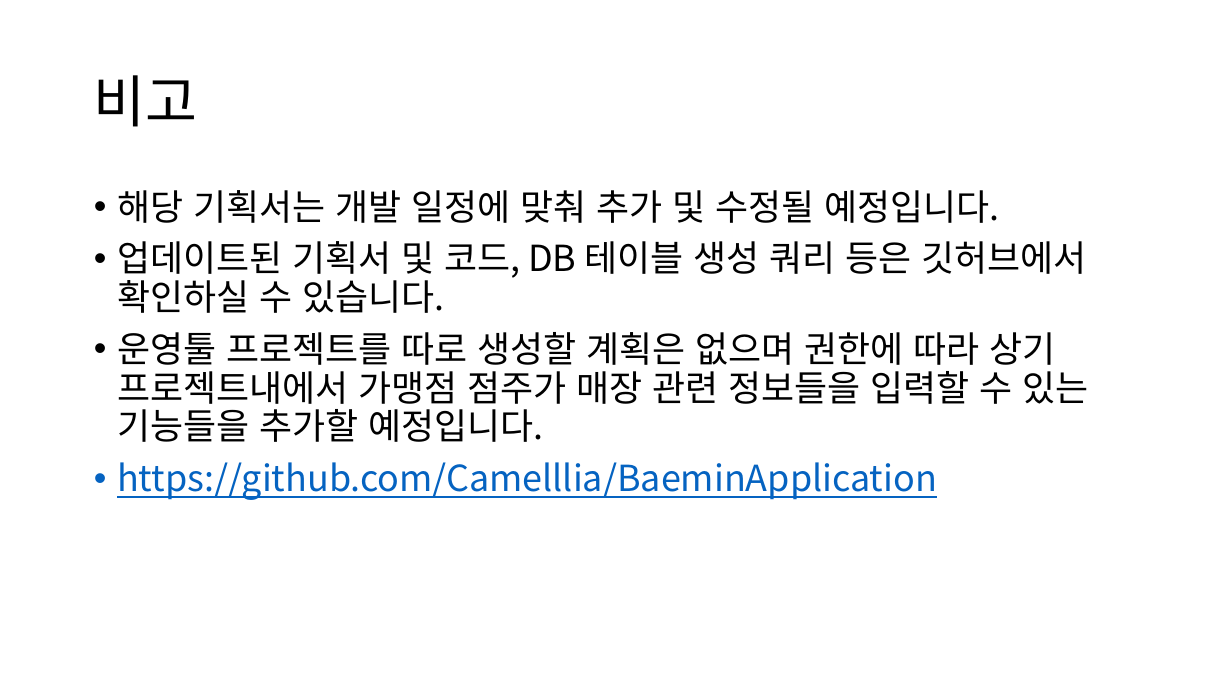
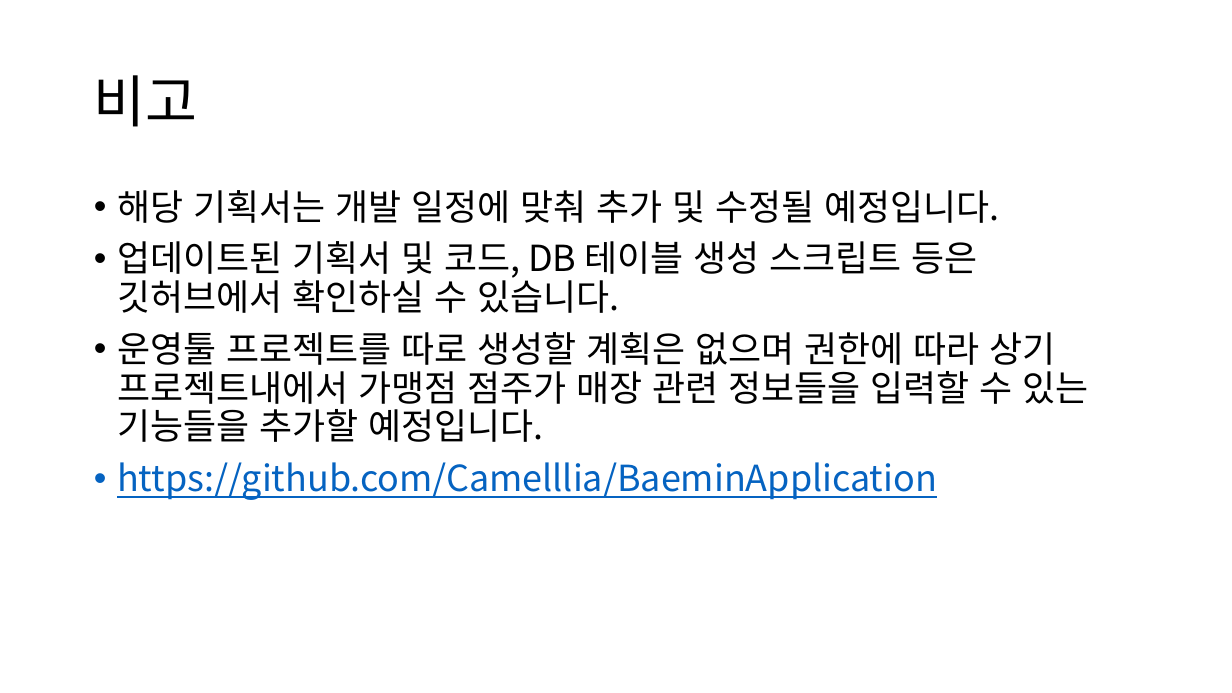
Before and after one commit to Camelllia/BaeminApplication, a slide deck: slide 25 of 202131205_김승진_실무게임프로그래밍_기획서.pptx (slide 23 before the commit). Drawn at 1232x693 pixels with LibreOffice and Linux fonts; fonts in the diff are those of the drawing. Boxes give left, top, right and bottom in pixels: in the first picture for what was removed or moved away, otherwise in the second. Text is boxed around its words. In the diff, an @@ line names an element or a change of style, - is before the commit and + after.

```diff
--- a/202131205_김승진_실무게임프로그래밍_기획서.pptx
+++ b/202131205_김승진_실무게임프로그래밍_기획서.pptx
@@ text at (117,241,978,313): text changed @@
-• 업데이트된 기획서 및 코드, DB 테이블 생성 쿼리 등은 깃허브에서 확인하실 수 있습니다.
+• 업데이트된 기획서 및 코드, DB 테이블 생성 스크립트 등은 깃허브에서 확인하실 수 있습니다.
```
Also in this commit, not shown: 3 other slides changed, 2 slides added, 4 other files.
